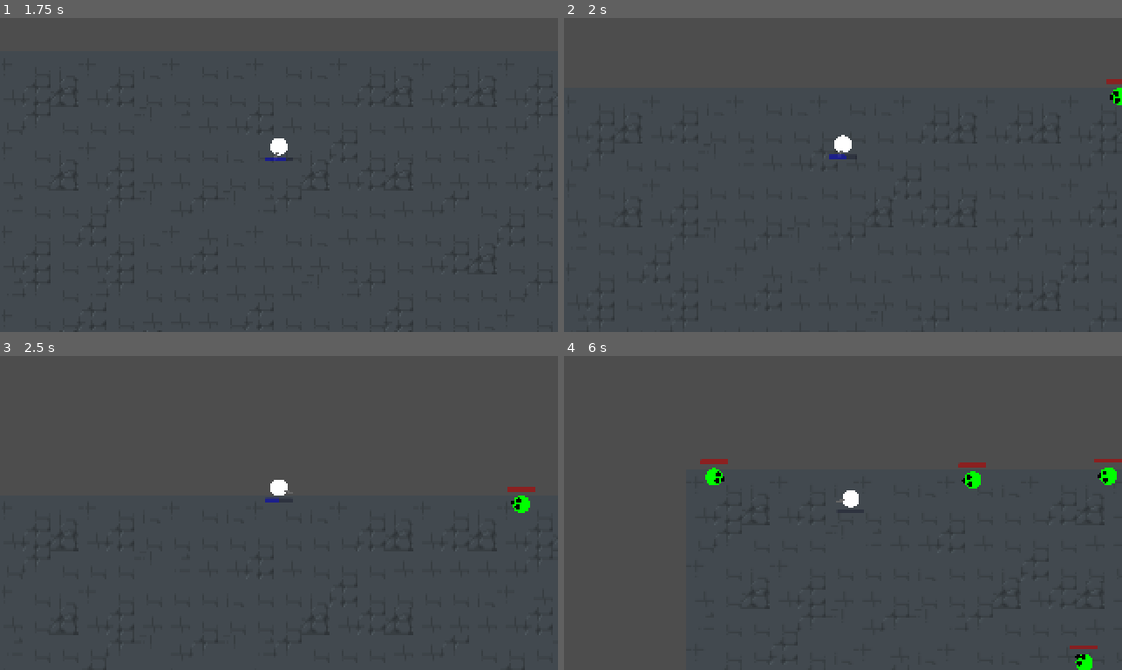
Above: before the commit, frames 1-4 (two rows, left to right).
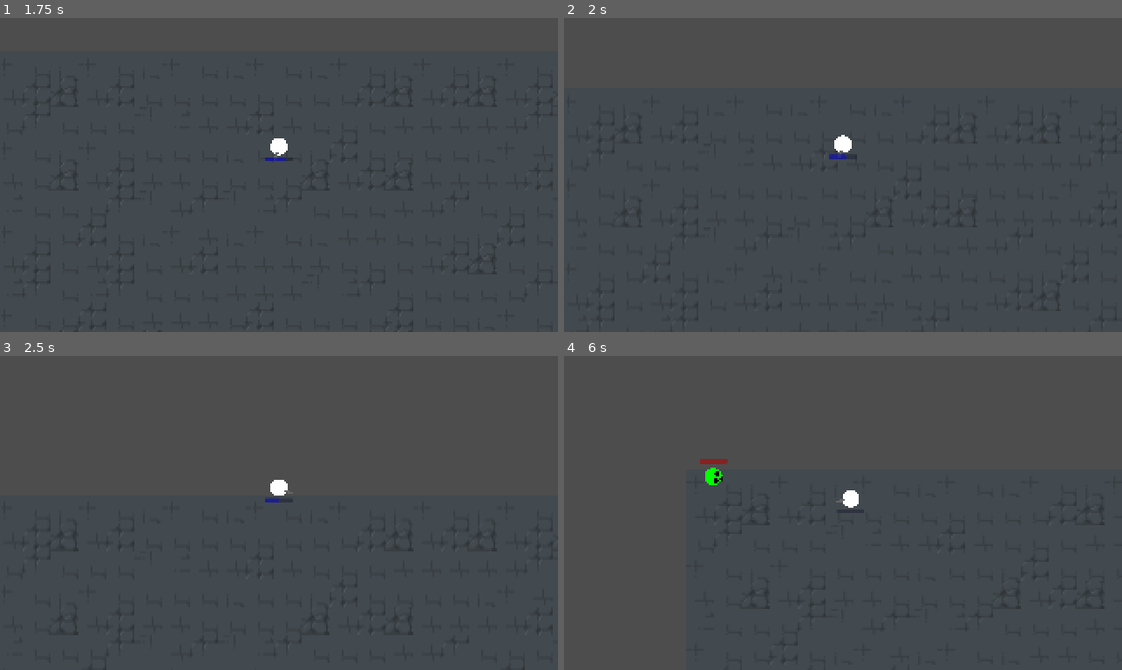
Above: after the commit, the same moments.

Repository: Spookyinator/TroglodyteCSGame
Game: Godot game, scene res://Screens/menu.tscn
The game is run twice, just before and just after one commit, with the same random seed, the same clock (stepped at 60 frames per second) and the same inputs.
Inputs (mouse positions are in pixels of both pictures, inside the frame that each line leads up to):
- Up to frame 1 (1.75 s): click "Start Game" at 0.5 s; tap Enter at 1.25 s; move the mouse to (251, 237) at 1.27 s; hold W (Up) from 1.28 s (still down); hold Shift (slide) from 1.28 s (still down)
- Up to frame 2 (2 s): keep holding W (Up); keep holding Shift (slide)
- Up to frame 3 (2.5 s): keep holding W (Up); move the mouse to (446, 560) at 2.02 s; release Shift (slide) at 2.03 s; click (446, 560) at 2.1 s; tap Shift (slide) at 2.3 s
- Up to frame 4 (6 s): move the mouse to (675, 465) at 2.77 s; release W (Up) at 2.78 s; hold Shift (slide) 2.78-3.53 s; hold A (Left) 2.78-4.28 s; move the mouse to (870, 513) at 3.52 s; tap Shift (slide) at 3.6, 5.1 s; move the mouse to (759, 434) at 4.27 s; hold S (Down) 4.28-5.03 s; hold Shift (slide) 4.28-5.03 s; click (759, 434) at 4.35 s; move the mouse to (965, 497) at 5.02 s; hold D (Right) 5.03-5.78 s; move the mouse to (731, 528) at 5.77 s; hold W (Up) from 5.78 s (still down); hold Shift (slide) from 5.78 s (still down)

Frame 1 is identical in both runs. In frame 2, 0.1% of the frame differs, in the area x 97-100%, y 19-28%; in frame 3, 0.2%; in frame 4, 0.7%, in the area x 24-100%, y 32-100%.

Commit message:
enemy movement bettered

Diff:
--- a/CSPGame/Enemies/enemyTest.gd
+++ b/CSPGame/Enemies/enemyTest.gd
@@ -9,48 +9,25 @@
 @onready var skin = $Skin
 
 var player = null
-#var canMove = true
+
 var gameOver = false
 
 signal isKilled
-func _ready():
-	if not gameOver:
-		player = get_node("/root/Level/Player")
-	else:
-		queue_free()
-		print("GAME OVER YEAHHHHH")
-func _handlePlayerDead():
-	gameOver = true
-func target(targetPos):
-	#velocity = Vector2.ZERO
-	velocity = position.direction_to(player.position) * SPEED
-	#var distance = position.distance_to(player.global_position)
-	#print("Velocity: "+str(movement_vector))
-	#print("dist from player:"+str(distance))
-	skin.look_at(targetPos)
-	move_and_slide()
 
-func stop():
-	velocity = Vector2.ZERO
-	move_and_slide()
+func _on_detection_body_entered(body):
+	player = body
+
+func _on_detection_body_exited(body):
+	player = null
 
 func _physics_process(_delta):
-	var _state = state.follow
-	if not gameOver:
-		if (not player == null):
-			var distance = position.distance_to(player.global_position)
-			if distance<ATKRANGE:
-				stop()
-				_state = state.attack
-			else:
-				distance = position.distance_to(player.global_position)
-				target(player.global_position)
-				_state = state.follow
-	else:
-		print("GAME OVER YEAHHHHH")
-		queue_free()
-
-
+	if player != null:
+		var distance = position.distance_to(player.global_position)
+		if distance<ATKRANGE:
+			stop()
+		else:
+			distance = position.distance_to(player.global_position)
+			target(player.global_position)
 	update_health()
 
 func update_health():
@@ -68,12 +45,16 @@
 	isKilled.emit(KILLPOINTS)
 	queue_free()
 
-
-
-func _on_player_player_dead():
-	gameOver = true
-
-
 @warning_ignore("unused_parameter")
 func _on_zombie_hit(area):
 	isKilled.emit(HITPOINTS) # Replace with function body.
+
+
+func target(targetPos):
+	velocity = position.direction_to(targetPos) * SPEED
+	skin.look_at(targetPos)
+	move_and_slide()
+
+func stop():
+	velocity = Vector2.ZERO
+	move_and_slide()
--- a/CSPGame/Enemies/enemyTest.tscn
+++ b/CSPGame/Enemies/enemyTest.tscn
@@ -15,6 +15,8 @@
 
 [sub_resource type="CircleShape2D" id="CircleShape2D_yesk8"]
 radius = 11.0
+
+[sub_resource type="CircleShape2D" id="CircleShape2D_ufqwm"]
 
 [node name="Zombie" type="CharacterBody2D"]
 collision_layer = 4
@@ -71,8 +73,19 @@
 value = 33.7
 show_percentage = false
 
+[node name="Detection" type="Area2D" parent="."]
+collision_layer = 0
+collision_mask = 2
+
+[node name="CollisionShape2D" type="CollisionShape2D" parent="Detection"]
+modulate = Color(1, 1, 1, 0.627451)
+scale = Vector2(15, 15)
+shape = SubResource("CircleShape2D_ufqwm")
+
 [connection signal="area_entered" from="Hitbox" to="." method="_on_zombie_hit"]
 [connection signal="noHealth" from="Hitbox" to="." method="_on_hitbox_no_health"]
+[connection signal="body_entered" from="Detection" to="." method="_on_detection_body_entered"]
+[connection signal="body_exited" from="Detection" to="." method="_on_detection_body_exited"]
 
 [editable path="Hurtbox"]
 [editable path="Hitbox"]
Not shown: 1 places in CSPGame/Enemies/enemyTest.tscn that only renumber resources
